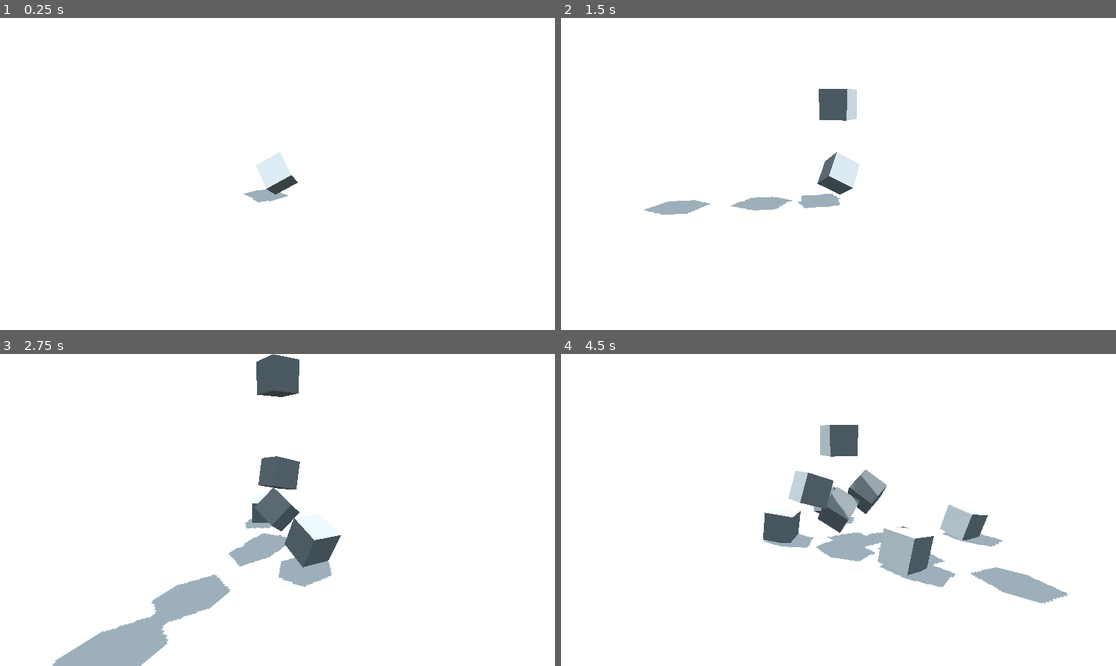
Above: before the commit, frames 1-4 (two rows, left to right).
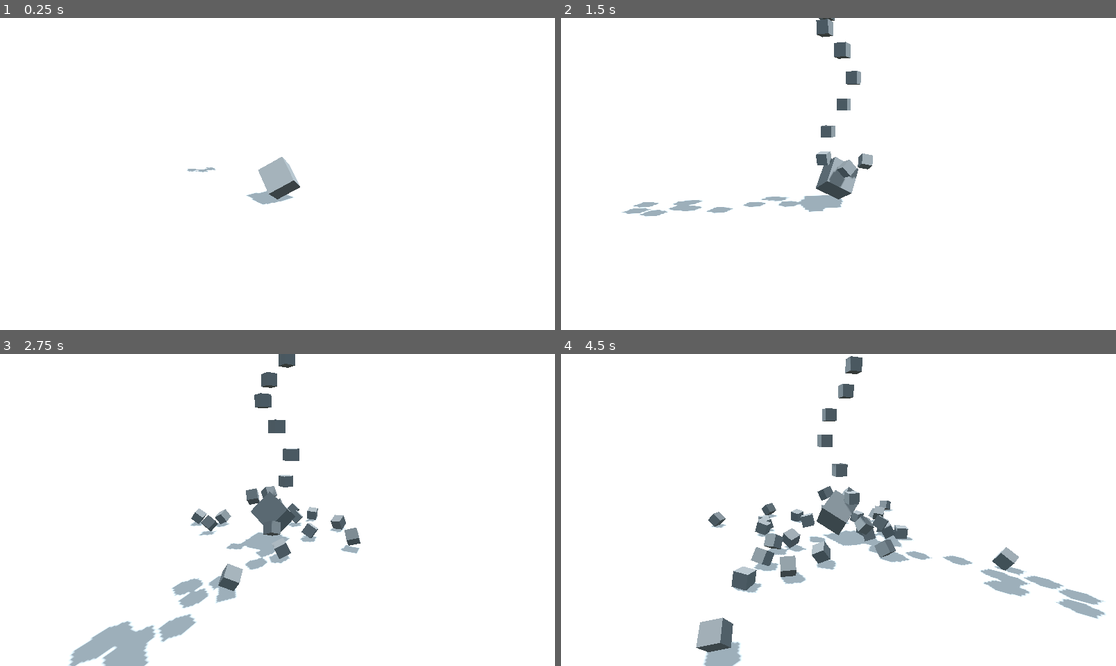
Above: after the commit, the same moments.

Repository: JohannesDeml/Godot-Web-LoadingTest
Game: Godot game, scene res://Scenes/main.tscn
Same seed, same stepped clock (60 frames per second), same inputs: the game is played once before the commit and once after it.
Inputs:
- Up to frame 1 (0.25 s): no input
- Up to frame 2 (1.5 s): no input
- Up to frame 3 (2.75 s): no input
- Up to frame 4 (4.5 s): no input

The runs differ from the first frame. In frame 1, 0.8% of the frame differs, in the area x 33-55%, y 42-60%; in frame 2, 2.7%; in frame 3, 7.0%; in frame 4, 10%, in the area x 24-99%, y 0-100%.

Commit message:
Add ObjectSpanwController to match the logic of Unity-WebGLLoadingTest

Diff:
--- a/godot/Prefabs/cube.tscn
+++ b/godot/Prefabs/cube.tscn
@@ -9,10 +9,10 @@
 [node name="Cube" type="RigidBody3D"]
 
 [node name="CollisionShape3D" type="CollisionShape3D" parent="."]
-transform = Transform3D(0.984347, 0.127818, 0.121337, -0.130169, 0.991423, 0.0116177, -0.118811, -0.0272301, 0.992543, 0, 0, 0)
+transform = Transform3D(0.393739, 0.0511273, 0.0485347, -0.0520676, 0.39657, 0.00464708, -0.0475244, -0.010892, 0.397017, 0, 0, 0)
 shape = SubResource("BoxShape3D_fhpad")
 
 [node name="CubeMesh" type="MeshInstance3D" parent="."]
-transform = Transform3D(1, -1.49012e-08, -2.23517e-08, -1.49012e-08, 1, 0, 3.72529e-08, 2.98023e-08, 1, 0, 0, 0)
+transform = Transform3D(0.4, 5.96048e-09, -1.49012e-08, -5.96048e-09, 0.4, -1.19209e-08, 1.49012e-08, 1.19209e-08, 0.4, 0, 0, 0)
 material_override = ExtResource("1_74lno")
 mesh = SubResource("BoxMesh_8p68f")
--- /dev/null
+++ b/godot/Prefabs/cube_spawner.tscn
@@ -0,0 +1,8 @@
+[gd_scene load_steps=2 format=3 uid="uid://c4mf831i546p5"]
+
+[ext_resource type="Script" path="res://Scripts/CubeSpawner.gd" id="1_m3f7s"]
+
+[node name="CubeSpawner" type="Node3D"]
+transform = Transform3D(1, 0, 0, 0, 1, 0, 0, 0, 1, 0, 8, 0)
+script = ExtResource("1_m3f7s")
+MaxCubes = 150
--- a/godot/Scenes/main.tscn
+++ b/godot/Scenes/main.tscn
@@ -1,10 +1,11 @@
-[gd_scene load_steps=16 format=3 uid="uid://ccn457idu3pwf"]
+[gd_scene load_steps=17 format=3 uid="uid://ccn457idu3pwf"]
 
 [ext_resource type="Script" path="res://Scripts/ConstantRotation.gd" id="1_0pqr8"]
 [ext_resource type="Material" uid="uid://cf58l6x4ljvh6" path="res://Materials/floor.tres" id="2_gsolv"]
 [ext_resource type="PackedScene" uid="uid://df4cc8t6faa4v" path="res://Prefabs/invisible_wall_pivot.tscn" id="3_5wp4y"]
-[ext_resource type="Script" path="res://Scripts/CubeSpawner.gd" id="4_51lvi"]
+[ext_resource type="Script" path="res://Scripts/ObjectSpawnController.gd" id="4_5yjmn"]
 [ext_resource type="Script" path="res://Scripts/RotatingPhysicsCube.gd" id="5_ggk1f"]
+[ext_resource type="PackedScene" uid="uid://c4mf831i546p5" path="res://Prefabs/cube_spawner.tscn" id="5_u6kan"]
 [ext_resource type="Material" uid="uid://c4mbfud2xkkn4" path="res://Materials/cubemat.tres" id="6_xjatr"]
 
 [sub_resource type="PlaneMesh" id="PlaneMesh_hfqt7"]
@@ -32,6 +33,7 @@
 sky_material = SubResource("PanoramaSkyMaterial_mtalp")
 
 [sub_resource type="Environment" id="Environment_4ohx7"]
+background_color = Color(1, 1, 1, 1)
 sky = SubResource("Sky_216og")
 sky_custom_fov = 48.8
 ambient_light_source = 3
@@ -51,6 +53,7 @@
 
 [node name="DirectionalLight3D" type="DirectionalLight3D" parent="."]
 transform = Transform3D(0.866025, -0.383022, 0.321394, 0, 0.642788, 0.766045, -0.5, -0.663414, 0.556671, 0, 3, 0)
+light_energy = 0.3
 shadow_enabled = true
 
 [node name="Floor" type="Node3D" parent="."]
@@ -80,24 +83,24 @@
 [node name="InvisibleWallPivot4" parent="InvisibleWalls" instance=ExtResource("3_5wp4y")]
 transform = Transform3D(1.62921e-07, 0, -1, 0, 1, 0, 1, 0, 1.62921e-07, 0, 4, 0)
 
-[node name="CubeSpawner" type="Node3D" parent="."]
+[node name="Spawners" type="Node3D" parent="."]
 transform = Transform3D(1, 0, 0, 0, 1, 0, 0, 0, 1, 0, 8, 0)
-script = ExtResource("4_51lvi")
-SpawnCooldown = 0.5
-MaxCubes = 150
+script = ExtResource("4_5yjmn")
+spawner_scene = ExtResource("5_u6kan")
 
 [node name="RotatingCube" type="CharacterBody3D" parent="."]
-transform = Transform3D(0.853553, -0.146447, 0.5, 0.5, 0.5, -0.707107, -0.146447, 0.853553, 0.5, 0, 1, 0)
+transform = Transform3D(0.853553, -0.146447, 0.5, 0.5, 0.5, -0.707107, -0.146447, 0.853553, 0.5, 0, 0, 0)
+slide_on_ceiling = false
 script = ExtResource("5_ggk1f")
 rotationAxis = Vector3(0, 1, 0)
 degreesPerSecond = -90
 
 [node name="CollisionShape3D" type="CollisionShape3D" parent="RotatingCube"]
-transform = Transform3D(0.984347, 0.127818, 0.121337, -0.130169, 0.991423, 0.0116177, -0.118811, -0.0272301, 0.992543, 0, 0, 0)
+transform = Transform3D(1, -2.98023e-08, -1.49012e-08, 0, 0.999999, 0, -2.23517e-08, -5.96046e-08, 1, 0.5, 0.5, -0.5)
 shape = SubResource("BoxShape3D_fhpad")
 
-[node name="RotatingCubeMesh" type="MeshInstance3D" parent="RotatingCube"]
-transform = Transform3D(1, -4.47035e-08, -7.45058e-09, -4.47035e-08, 1, 2.98023e-08, 0, 0, 1, 0, 0, 0)
+[node name="RotatingCubeMesh" type="MeshInstance3D" parent="RotatingCube/CollisionShape3D"]
+transform = Transform3D(1, 0, 6.70552e-08, -7.45058e-08, 1, 0, 2.98023e-08, 2.98023e-08, 1, 0, 0, 1.19209e-07)
 material_override = ExtResource("6_xjatr")
 mesh = SubResource("BoxMesh_8p68f")
 skeleton = NodePath("")
--- a/godot/Scripts/CubeSpawner.gd
+++ b/godot/Scripts/CubeSpawner.gd
@@ -1,43 +1,41 @@
 extends Node3D
 
 @export var CubePath = "Prefabs/cube.tscn"
-@export var SpawnCooldown = 1.0;
-@export var MaxCubes = 50;
+@export var SpawnCooldown = 0.5
+@export var MaxCubes = 50
 
-
-var spawnedCubes: Array[Node3D] = [];
-
-var timeToNextSpawn = 0;
-var cubeLoaded = false;
-var cubePrefab;
+var spawnedCubes: Array[Node3D] = []
+var timeToNextSpawn = 0
+var cubeLoaded = false
+var cubePrefab
 
 func _ready():
 	ResourceLoader.load_threaded_request(CubePath)
-	timeToNextSpawn = SpawnCooldown;
+	timeToNextSpawn = SpawnCooldown
 
 func _process(delta):
-	timeToNextSpawn -= delta;
-	if(timeToNextSpawn < 0):
-		if(!cubeLoaded && ResourceLoader.load_threaded_get_status(CubePath) == 3):  # THREAD_LOAD_LOADED
+	timeToNextSpawn -= delta
+	if timeToNextSpawn < 0:
+		if !cubeLoaded && ResourceLoader.load_threaded_get_status(CubePath) == ResourceLoader.THREAD_LOAD_LOADED:
 			cubePrefab = ResourceLoader.load_threaded_get(CubePath)
-			cubeLoaded = true;
+			cubeLoaded = true
 
-		if(!cubeLoaded):
-			# Wait for loading to finish
-			pass;
-		_spawnCube()
-		timeToNextSpawn += SpawnCooldown;
-	pass
+		if !cubeLoaded:
+			return
+		if MaxCubes == 0:
+			return
 
-func _spawnCube():
-	var cubeInstance;
-	if(spawnedCubes.size() >= MaxCubes):
-		cubeInstance = spawnedCubes[0];
-		spawnedCubes.remove_at(0);
+		_spawn_cube()
+		timeToNextSpawn += SpawnCooldown
+
+func _spawn_cube():
+	var cube_instance: Node3D
+	if spawnedCubes.size() >= MaxCubes:
+		cube_instance = spawnedCubes[0]
+		spawnedCubes.remove_at(0)
 	else:
+		cube_instance = cubePrefab.instantiate()
+		get_tree().root.add_child(cube_instance)
 
-		cubeInstance = cubePrefab.instantiate()
-		get_tree().root.add_child(cubeInstance)
-
-	spawnedCubes.append(cubeInstance);
-	cubeInstance.position = position;
+	spawnedCubes.append(cube_instance)
+	cube_instance.position = global_position
--- /dev/null
+++ b/godot/Scripts/ObjectSpawnController.gd
@@ -0,0 +1,57 @@
+extends Node3D
+
+@export var spawner_scene: PackedScene
+@export var spawner_count: int = 5
+@export var spawner_radius: float = 0.5
+@export var spawner_cooldown: float = 0.5
+
+var spawners: Array[Node3D] = []
+
+func _ready():
+	# Create initial spawners
+	for i in spawner_count:
+		_add_spawner()
+	_update_spawners()
+
+func _add_spawner():
+	var spawner = spawner_scene.instantiate()
+	add_child(spawner)
+	spawners.append(spawner)
+	_update_spawners()
+
+func remove_spawner():
+	if spawners.is_empty():
+		return
+
+	var spawner = spawners.pop_back()
+	spawner.queue_free()
+	_update_spawners()
+
+func pause_spawning():
+	for spawner in spawners:
+		spawner.set_process(false)
+
+func resume_spawning():
+	for spawner in spawners:
+		spawner.set_process(true)
+
+func _update_spawners():
+	var count = spawners.size()
+	if count == 0:
+		return
+
+	var angle_step = 2 * PI / count
+	var cooldown_step = spawner_cooldown / count
+
+	for i in count:
+		var spawner = spawners[i]
+		var angle = i * angle_step
+		var spawnerPosition = Vector3(
+			cos(angle) * spawner_radius,
+			0.0,
+			sin(angle) * spawner_radius
+		)
+		spawner.position = spawnerPosition
+		spawner.SpawnCooldown = spawner_cooldown
+		# Set initial spawn delay offset for each spawner
+		spawner.timeToNextSpawn = cooldown_step * i
